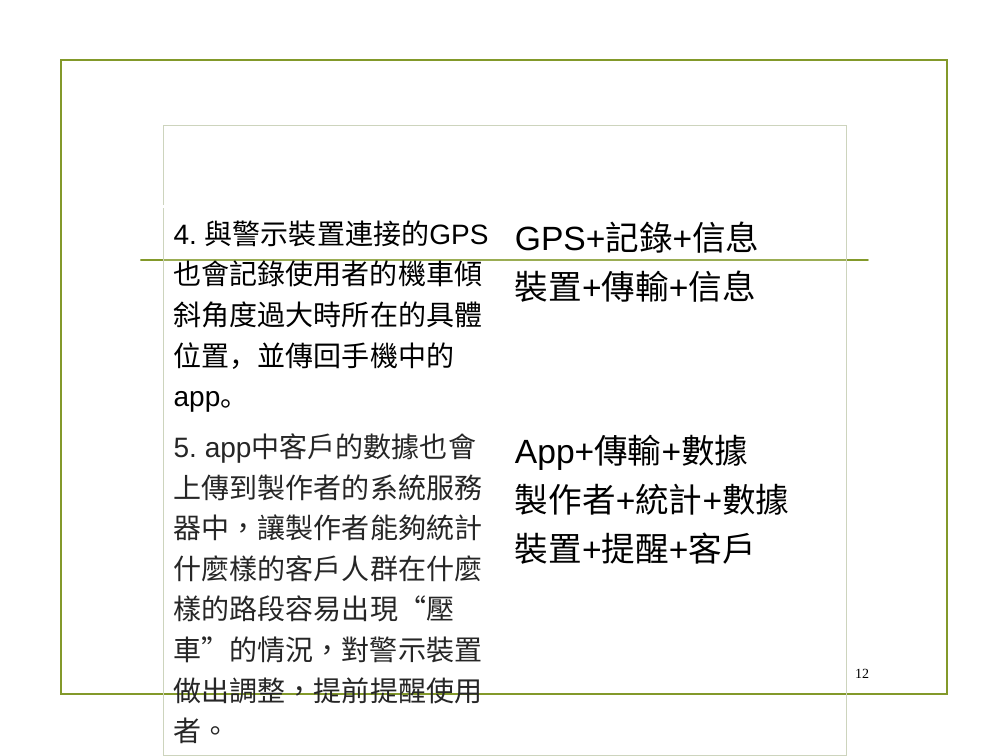
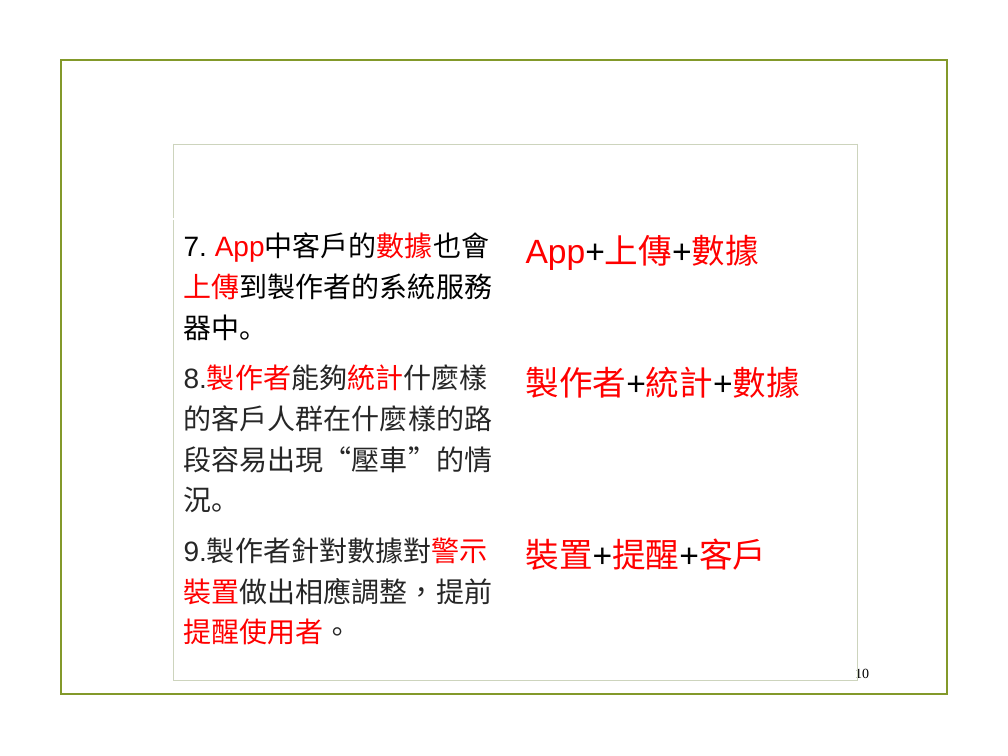
Before and after one commit to chandlerkuo/sharepee, a slide deck: slide 10 of 陀螺儀機車警示裝置.pptx (slide 12 before the commit). Drawn at 1008x756 pixels with LibreOffice and Linux fonts; fonts in the diff are those of the drawing; background and template pictures are left out. Boxes give left, top, right and bottom in pixels: in the first picture for what was removed or moved away, otherwise in the second. Text is boxed around its words. In the diff, an @@ line names an element or a change of style, - is before the commit and + after.

Commit message:
Update 陀螺儀機車警示裝置.pptx
对上次的ppt进行修改及重新排版

```diff
--- a/陀螺儀機車警示裝置.pptx
+++ b/陀螺儀機車警示裝置.pptx
@@ table at (173,144,857,649) @@
-row 2: 4. 與警示裝置連接的GPS也會記錄使用者的機車傾斜角度過大時所在的具體位置，並傳回手機中的app。 | GPS+記錄+信息 / 裝置+傳輸+信息
-row 3: 5. app中客戶的數據也會上傳到製作者的系統服務器中，讓製作者能夠統計什麼樣的客戶人群在什麼樣的路段容易出現“壓車”的情況，對警示裝置做出調整，提前提醒使用者。 | App+傳輸+數據 / 製作者+統計+數據 / 裝置+提醒+客戶
+row 2: 7. App中客戶的數據也會上傳到製作者的系統服務器中。 | App+上傳+數據
+row 3: 8.製作者能夠統計什麼樣的客戶人群在什麼樣的路段容易出現“壓車”的情況。 | 製作者+統計+數據
+row 4: 9.製作者針對數據對警示裝置做出相應調整，提前提醒使用者。 | 裝置+提醒+客戶
@@ table: place and size @@
-table at (163,126,847,748)
+table at (173,144,857,649)
@@ line removed from (141, 260) to (868, 260) @@
@@ page number at (855,667,869,681): text changed @@
-12
+10
```
Also in this commit, not shown: 9 other slides changed, 1 slide added, 2 slides removed.
